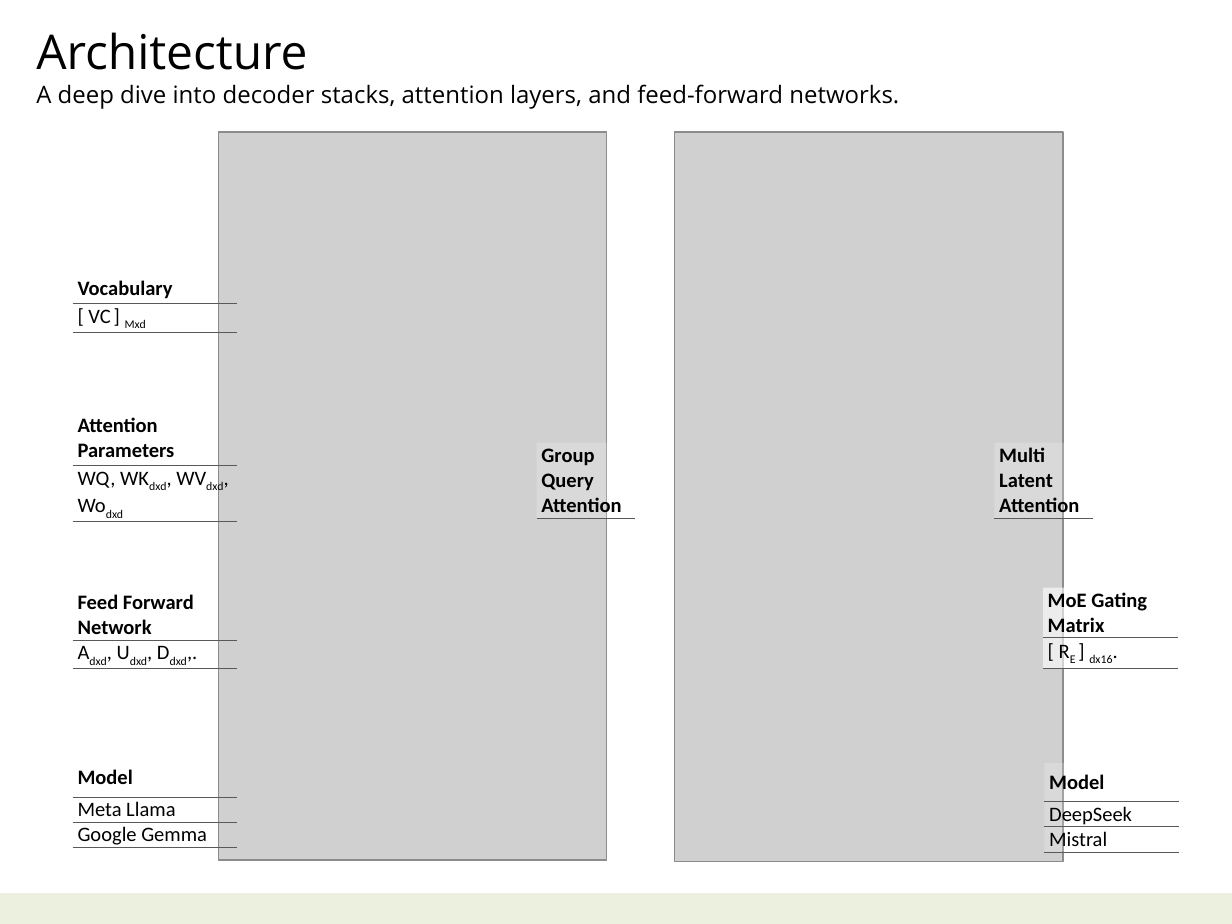
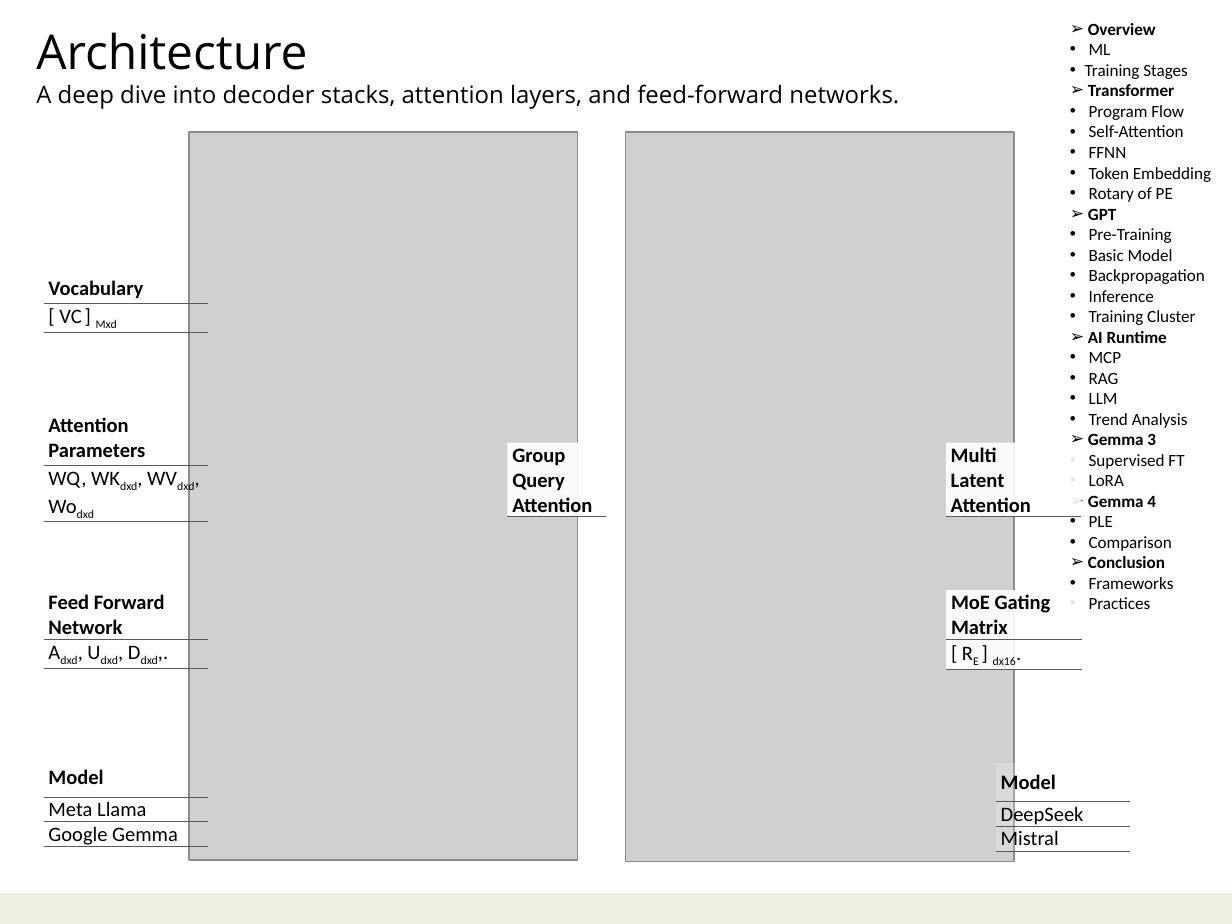
Before and after one commit to navibator/crazy-ai, a slide deck: slide 7 of ai.pptx. Drawn at 1232x924 pixels with LibreOffice and Linux fonts; fonts in the diff are those of the drawing; grey boxes stand for pictures. Boxes give left, top, right and bottom in pixels: in the first picture for what was removed or moved away, otherwise in the second. Text is boxed around its words. In the diff, an @@ line names an element or a change of style, - is before the commit and + after.

```diff
--- a/ai.pptx
+++ b/ai.pptx
@@ text added at (x1=1085, y1=23, x2=1211, y2=609), 10 pt, text #000000 @@
+➢ Overview
+      • ML
+    • Training Stages
+➢ Transformer
+    • Program Flow
+    • Self-Attention
+    • FFNN
+    • Token Embedding
+    • Rotary of PE
+➢ GPT
+    • Pre-Training
+    • Basic Model
+    • Backpropagation
+    • Inference
+    • Training Cluster
+➢ AI Runtime
+    • MCP
+    • RAG
+    • LLM
+    • Trend Analysis
+➢ Gemma 3
+    • Supervised FT
+    • LoRA
+➢ Gemma 4
+    • PLE
+    • Comparison
+➢ Conclusion
+    • Frameworks
+    • Practices
@@ picture moved from (x1=675, y1=132, x2=1063, y2=861) to (x1=626, y1=132, x2=1014, y2=861) @@
@@ 5 tables, 1 picture moved together from (x1=73, y1=132, x2=634, y2=860) to (x1=43, y1=132, x2=606, y2=860) @@
@@ table at (x1=508, y1=442, x2=606, y2=522) @@
@@ fill #FFFFFF at 20% opacity to #FFFFFF at 90% opacity in row 1, column 1 @@
@@ table at (x1=946, y1=442, x2=1082, y2=522) @@
@@ fill #FFFFFF at 20% opacity to #FFFFFF at 90% opacity in row 1, column 1 @@
@@ table resized from (x1=994, y1=442, x2=1093, y2=522) to (x1=946, y1=442, x2=1082, y2=522) @@
@@ table at (x1=946, y1=590, x2=1082, y2=670) @@
@@ fill #FFFFFF at 60% opacity to #FFFFFF at 90% opacity in 2 cells @@
@@ table moved from (x1=1042, y1=588, x2=1178, y2=668) to (x1=946, y1=590, x2=1082, y2=670) @@
@@ table moved from (x1=1045, y1=763, x2=1179, y2=856) to (x1=995, y1=763, x2=1130, y2=855) @@
```
Also in this commit, not shown: 7 other slides changed, 2 slides added, 5 slides removed, 1 other file.
